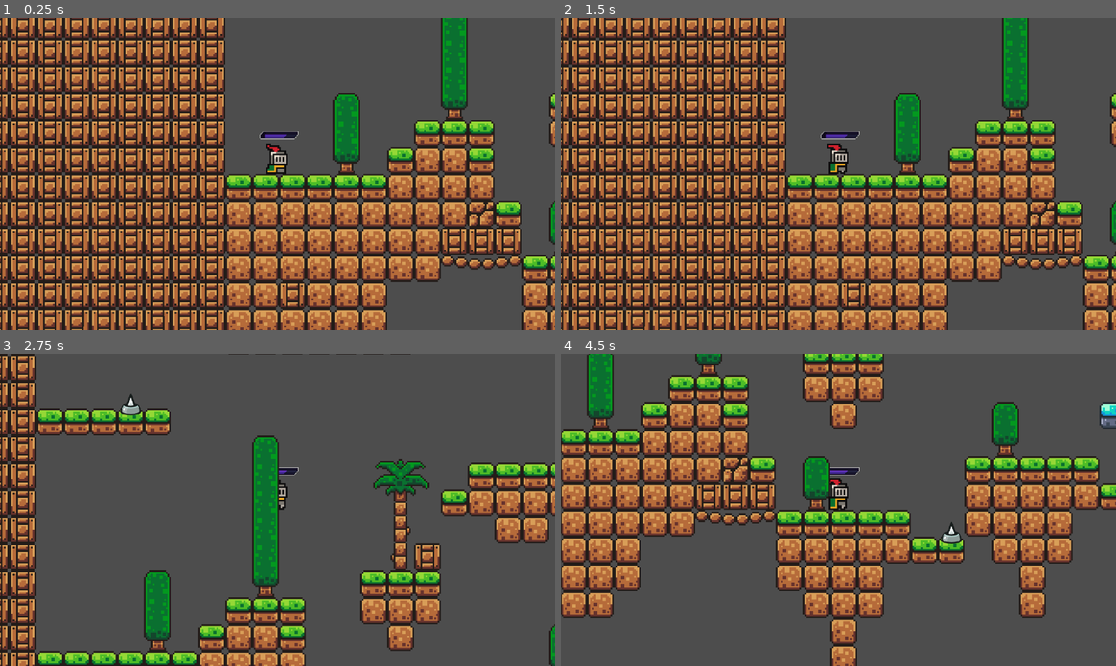
Above: before the commit, frames 1-4 (two rows, left to right).
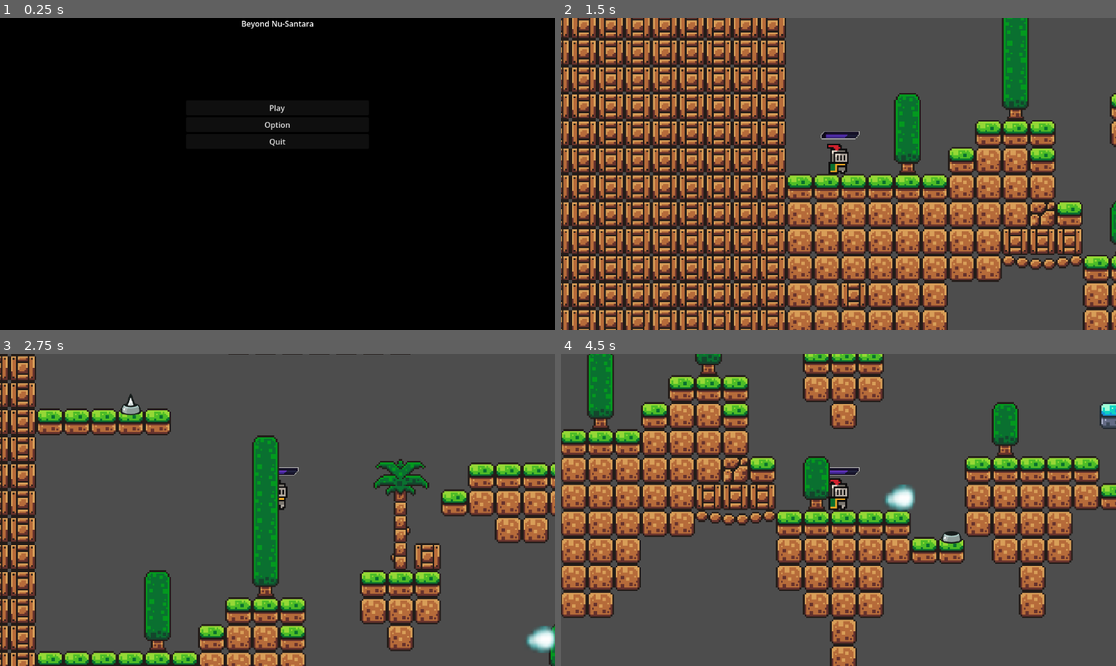
Above: after the commit, the same moments.

Repository: Xist7/Beyond-Nu-Santara
Game: Godot game, scene res://scene/Main menu.tscn
Same seed, same stepped clock (60 frames per second), same inputs: the game is played once before the commit and once after it. Before the commit the project starts from res://scene/game.tscn.
Inputs (mouse positions are in pixels of both pictures, inside the frame that each line leads up to):
- Up to frame 1 (0.25 s): no input
- Up to frame 2 (1.5 s): click (838, 124) at 0.5 s, where only the run after the commit has a clickable "Option"; click (838, 108) at 1.25 s, where only the run after the commit has a clickable "Play"
- Up to frame 3 (2.75 s): tap Enter at 2 s; move the mouse to (399, 494) at 2.02 s; hold D (move_right) from 2.03 s (still down); click (399, 494) at 2.1 s; tap W (jump) at 2.27 s
- Up to frame 4 (4.5 s): move the mouse to (727, 525) at 2.77 s; click (727, 525) at 2.85 s; tap W (jump) at 3.02 s; move the mouse to (894, 441) at 3.52 s; release D (move_right) at 3.53 s; hold A (move_left) 3.53-4.28 s; click (894, 441) at 3.6 s; move the mouse to (810, 572) at 4.27 s; hold D (move_right) from 4.28 s (still down); click (810, 572) at 4.35 s

The runs differ from the first frame. In frame 1, 99% of the frame differs, in the area x 0-100%, y 0-100%; in frame 2, nothing differs; in frame 3, 0.3%; in frame 4, 0.4%.

Commit message:
Menambahkan Main Menu

Diff:
--- a/project.godot
+++ b/project.godot
@@ -15,7 +15,7 @@
 [application]
 
 config/name="First Project"
-run/main_scene="uid://dt8py8xk1ieo4"
+run/main_scene="uid://b3di4jsg3i4uw"
 config/features=PackedStringArray("4.7", "Forward Plus")
 config/icon="res://icon.svg"
 
--- /dev/null
+++ b/scene/Main menu.tscn
@@ -0,0 +1,61 @@
+[gd_scene format=3 uid="uid://b3di4jsg3i4uw"]
+
+[ext_resource type="Script" uid="uid://cg3rcqc8fl8i2" path="res://script/MainMenu.gd" id="1_eqb1d"]
+
+[node name="Main menu" type="Control" unique_id=922745370]
+layout_mode = 3
+anchors_preset = 15
+anchor_right = 1.0
+anchor_bottom = 1.0
+grow_horizontal = 2
+grow_vertical = 2
+script = ExtResource("1_eqb1d")
+
+[node name="Background" type="ColorRect" parent="." unique_id=334408074]
+layout_mode = 1
+anchors_preset = 15
+anchor_right = 1.0
+anchor_bottom = 1.0
+grow_horizontal = 2
+grow_vertical = 2
+color = Color(0, 0, 0, 1)
+
+[node name="MenuContainer" type="VBoxContainer" parent="." unique_id=312104194]
+layout_mode = 1
+anchors_preset = 8
+anchor_left = 0.5
+anchor_top = 0.5
+anchor_right = 0.5
+anchor_bottom = 0.5
+offset_left = -190.0
+offset_top = -153.0
+offset_right = 190.0
+offset_bottom = 153.0
+grow_horizontal = 2
+grow_vertical = 2
+
+[node name="Button" type="Button" parent="MenuContainer" unique_id=127874355]
+layout_mode = 2
+text = "Play"
+
+[node name="Button2" type="Button" parent="MenuContainer" unique_id=1655613791]
+layout_mode = 2
+text = "Option"
+
+[node name="Button3" type="Button" parent="MenuContainer" unique_id=1811767495]
+layout_mode = 2
+text = "Quit"
+
+[node name="Label" type="Label" parent="." unique_id=1447579475]
+layout_mode = 1
+anchors_preset = 5
+anchor_left = 0.5
+anchor_right = 0.5
+offset_left = -75.5
+offset_right = 75.5
+offset_bottom = 23.0
+grow_horizontal = 2
+text = "Beyond Nu-Santara"
+
+[connection signal="pressed" from="MenuContainer/Button" to="." method="_on_button_pressed"]
+[connection signal="pressed" from="MenuContainer/Button3" to="." method="_on_button_3_pressed"]
--- /dev/null
+++ b/script/MainMenu.gd
@@ -0,0 +1,9 @@
+extends Control
+
+func _on_button_pressed() -> void:
+	get_tree().change_scene_to_file("res://scene/game.tscn")
+
+#func option belum ditambahin
+
+func _on_button_3_pressed() -> void:
+	get_tree().quit()
Not shown, added: script/MainMenu.gd.uid
